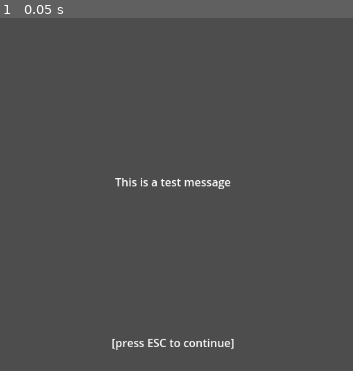
Above: before the commit, frame 1.
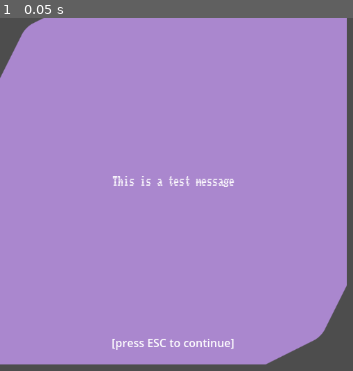
Above: after the commit, the same moment.

Repository: hello-adam/ultimate-demon-attack-5000
Game: Godot game, scene res://ui/PopupMessage.tscn
The game is run twice, just before and just after one commit, with the same random seed, the same clock (stepped at 60 frames per second) and the same inputs. This scene is started directly instead of the project's main scene.
Inputs:
- Up to frame 1 (0.05 s): no input

The runs differ from the first frame. In frame 1, 94% of the frame differs, in the area x 0-99%, y 0-99%.

Commit message:
popup decorations

Diff:
--- /dev/null
+++ b/assets/themes/popupfont.tres
@@ -0,0 +1,21 @@
+[gd_resource type="Theme" load_steps=4 format=3 uid="uid://dwhcwt6qxmdqg"]
+
+[ext_resource type="FontFile" uid="uid://qbwiex0ci1e5" path="res://assets/fonts/Workbench-Regular-VariableFont_BLED,SCAN.ttf" id="1_xx1ib"]
+
+[sub_resource type="StyleBoxFlat" id="StyleBoxFlat_1qwrt"]
+bg_color = Color(0.666667, 0.529412, 0.807843, 1)
+skew = Vector2(2, 2)
+corner_radius_top_left = 5
+corner_radius_top_right = 5
+corner_radius_bottom_right = 5
+corner_radius_bottom_left = 5
+corner_detail = 20
+
+[sub_resource type="StyleBoxFlat" id="StyleBoxFlat_8j7a0"]
+bg_color = Color(0.87451, 0.466667, 0.392157, 1)
+
+[resource]
+default_base_scale = 1.0
+default_font = ExtResource("1_xx1ib")
+Label/styles/normal = SubResource("StyleBoxFlat_1qwrt")
+PopupPanel/styles/panel = SubResource("StyleBoxFlat_8j7a0")
--- a/ui/PopupMessage.tscn
+++ b/ui/PopupMessage.tscn
@@ -1,6 +1,7 @@
-[gd_scene load_steps=2 format=3 uid="uid://bdtxtcdtoqb8d"]
+[gd_scene load_steps=3 format=3 uid="uid://bdtxtcdtoqb8d"]
 
 [ext_resource type="Script" path="res://ui/PopupMessage.gd" id="1_pfldu"]
+[ext_resource type="Theme" uid="uid://dwhcwt6qxmdqg" path="res://assets/themes/popupfont.tres" id="2_i8i3g"]
 
 [node name="PopupMessage" type="Popup"]
 size = Vector2i(500, 500)
@@ -25,6 +26,7 @@
 custom_minimum_size = Vector2(200, 0)
 layout_mode = 2
 size_flags_vertical = 3
+theme = ExtResource("2_i8i3g")
 text = "This is a test message"
 horizontal_alignment = 1
 vertical_alignment = 1
